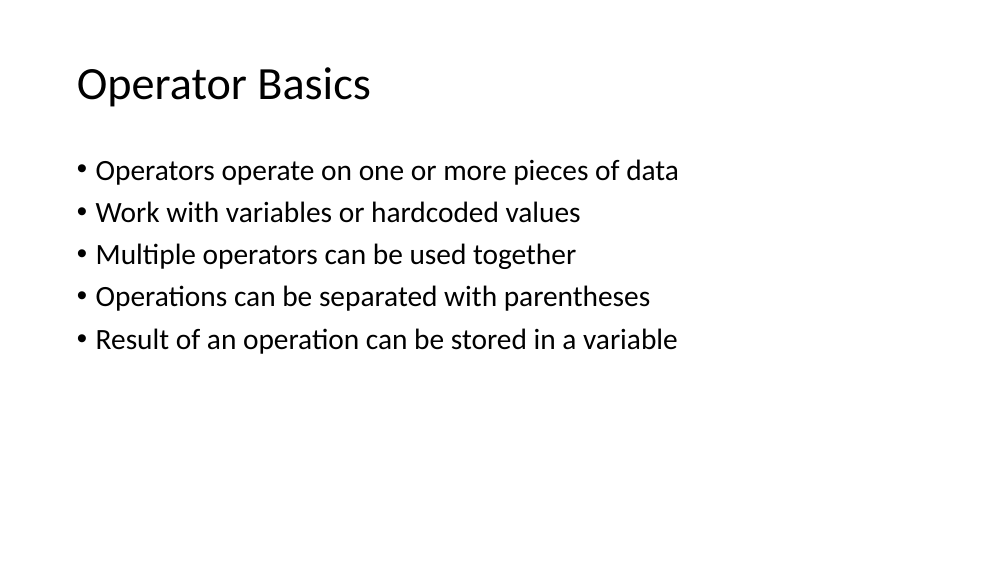
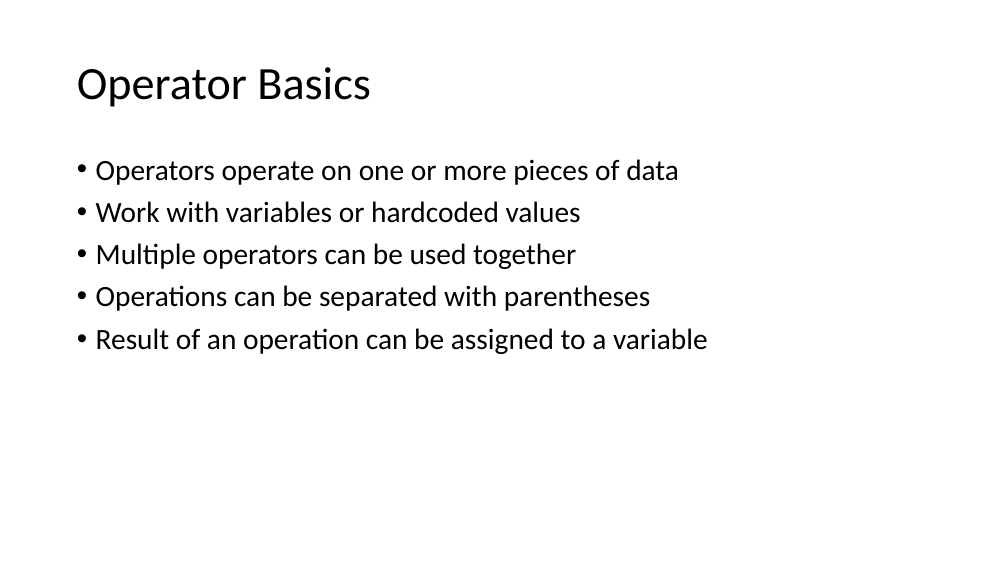
Before and after one commit to PHPEmbark/curriculum, a slide deck: slide 22 of course/1 - Basic Programming/Basics Of Programming.pptx. Drawn at 1008x567 pixels with LibreOffice and Linux fonts; fonts in the diff are those of the drawing. Boxes give left, top, right and bottom in pixels: in the first picture for what was removed or moved away, otherwise in the second. Text is boxed around its words. In the diff, an @@ line names an element or a change of style, - is before the commit and + after.

```diff
--- a/course/1 - Basic Programming/Basics Of Programming.pptx
+++ b/course/1 - Basic Programming/Basics Of Programming.pptx
@@ text at bbox=[96, 328, 708, 354]: text changed @@
-• Result of an operation can be stored in a variable
+• Result of an operation can be assigned to a variable
```
Also in this commit, not shown: 29 other slides changed, 9 slides added.
